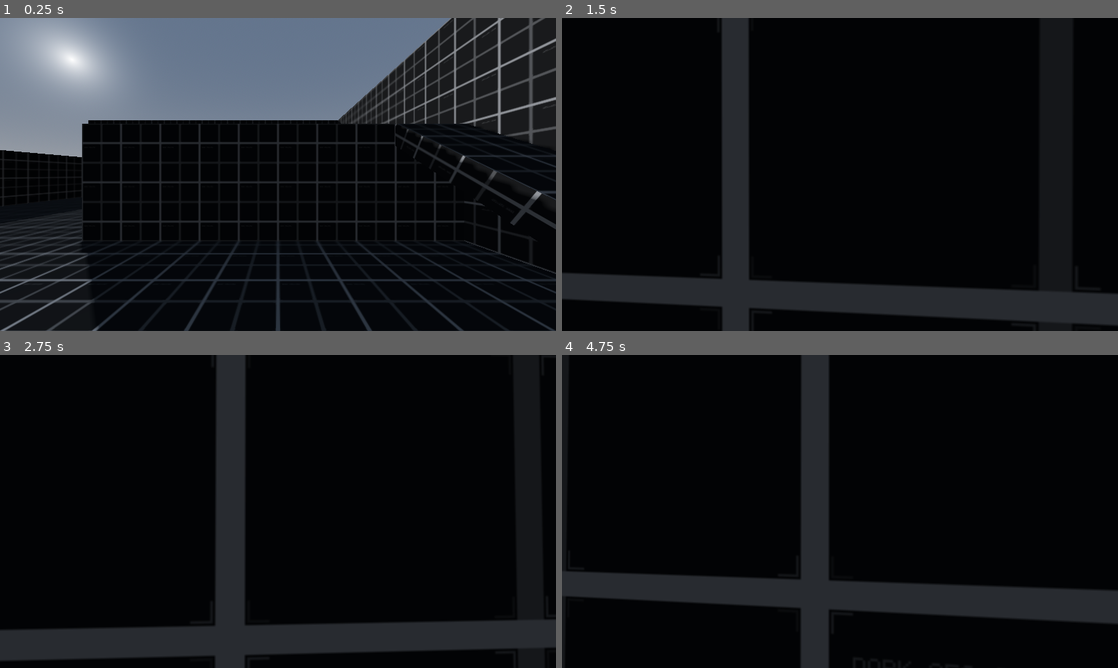
Above: before the commit, frames 1-4 (two rows, left to right).
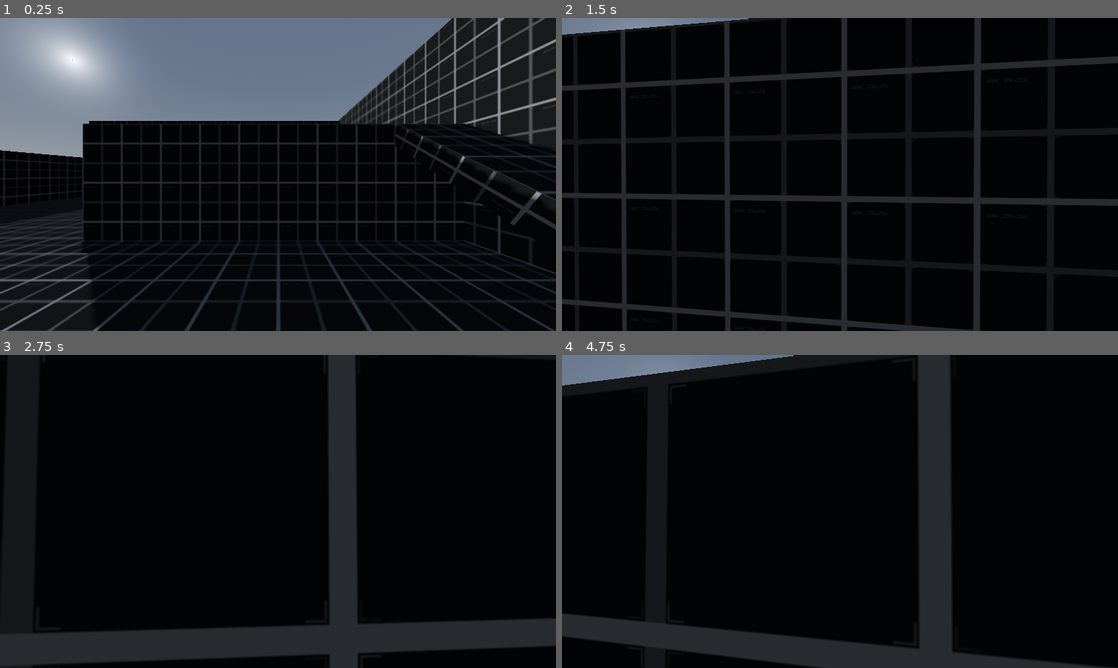
Above: after the commit, the same moments.

Repository: rbarongr/GodotFirstPersonController
Game: Godot game, scene res://Sandbox.tscn
The game is run twice, just before and just after one commit, with the same random seed, the same clock (stepped at 60 frames per second) and the same inputs.
Inputs (mouse positions are in pixels of both pictures, inside the frame that each line leads up to):
- Up to frame 1 (0.25 s): no input
- Up to frame 2 (1.5 s): tap Enter at 0.5 s; move the mouse to (867, 174) at 0.52 s; hold Ctrl (crouch, bound only after the commit) 0.53-1.28 s; hold W (move_forward) from 0.53 s (still down); tap Space (jump) at 0.77 s; tap Shift (sprint, bound only after the commit) at 0.8, 1.35 s; move the mouse to (812, 174) at 1.27 s
- Up to frame 3 (2.75 s): keep holding W (move_forward); tap Space (jump) at 1.52 s; tap Ctrl (crouch, bound only after the commit) at 1.55 s; move the mouse to (289, 505) at 2.02 s; hold Ctrl (crouch, bound only after the commit) from 2.03 s (still down); tap Shift (sprint, bound only after the commit) at 2.3 s
- Up to frame 4 (4.75 s): keep holding W (move_forward); tap Space (jump) at 2.75, 3.02, 3.77, 4.52 s; move the mouse to (834, 517) at 2.77 s; release Ctrl (crouch, bound only after the commit) at 2.78 s; tap Shift (sprint, bound only after the commit) at 2.85, 3.8, 4.35 s; tap Ctrl (crouch, bound only after the commit) at 3.05, 4.55 s; move the mouse to (878, 514) at 3.52 s; hold Ctrl (crouch, bound only after the commit) 3.53-4.28 s; move the mouse to (795, 508) at 4.27 s

The runs differ from the first frame. In frame 1, 1.1% of the frame differs, in the area x 0-100%, y 0-100%; in frame 2, 19%; in frame 3, 10%; in frame 4, 25%.

Commit message:
Add files via upload

Diff:
--- a/project.godot
+++ b/project.godot
@@ -12,49 +12,51 @@
 
 config/name="BasicFPC"
 run/main_scene="res://Sandbox.tscn"
-config/features=PackedStringArray("4.1")
+config/features=PackedStringArray("4.3")
 config/icon="res://icon.svg"
 
 [display]
 
-window/size/viewport_width=1280
-window/size/viewport_height=720
+window/size/viewport_width=1920
+window/size/viewport_height=1080
+window/size/mode=2
+window/stretch/mode="viewport"
 
 [input]
 
 move_forward={
 "deadzone": 0.5,
-"events": [Object(InputEventKey,"resource_local_to_scene":fa …(169 unchanged characters)… _keycode":87,"key_label":0,"unicode":0,"echo":false,"script":null)
+"events": [Object(InputEventKey,"resource_local_to_scene":fa …(169 unchanged characters)… _keycode":87,"key_label":0,"unicode":0,"location":0,"echo":false,"script":null)
 , Object(InputEventJoypadMotion,"resource_local_to_scene":false,"resource_name":"","device":-1,"axis":1,"axis_value":-1.0,"script":null)
 ]
 }
 move_backwards={
 "deadzone": 0.5,
-"events": [Object(InputEventKey,"resource_local_to_scene":fa …(169 unchanged characters)… _keycode":83,"key_label":0,"unicode":0,"echo":false,"script":null)
+"events": [Object(InputEventKey,"resource_local_to_scene":fa …(169 unchanged characters)… _keycode":83,"key_label":0,"unicode":0,"location":0,"echo":false,"script":null)
 , Object(InputEventJoypadMotion,"resource_local_to_scene":false,"resource_name":"","device":-1,"axis":1,"axis_value":1.0,"script":null)
 ]
 }
 move_right={
 "deadzone": 0.5,
-"events": [Object(InputEventKey,"resource_local_to_scene":fa …(169 unchanged characters)… _keycode":68,"key_label":0,"unicode":0,"echo":false,"script":null)
+"events": [Object(InputEventKey,"resource_local_to_scene":fa …(169 unchanged characters)… _keycode":68,"key_label":0,"unicode":0,"location":0,"echo":false,"script":null)
 , Object(InputEventJoypadMotion,"resource_local_to_scene":false,"resource_name":"","device":-1,"axis":0,"axis_value":1.0,"script":null)
 ]
 }
 move_left={
 "deadzone": 0.5,
-"events": [Object(InputEventKey,"resource_local_to_scene":fa …(169 unchanged characters)… _keycode":65,"key_label":0,"unicode":0,"echo":false,"script":null)
+"events": [Object(InputEventKey,"resource_local_to_scene":fa …(169 unchanged characters)… _keycode":65,"key_label":0,"unicode":0,"location":0,"echo":false,"script":null)
 , Object(InputEventJoypadMotion,"resource_local_to_scene":false,"resource_name":"","device":-1,"axis":0,"axis_value":-1.0,"script":null)
 ]
 }
 jump={
 "deadzone": 0.5,
-"events": [Object(InputEventKey,"resource_local_to_scene":fa …(169 unchanged characters)… _keycode":32,"key_label":0,"unicode":0,"echo":false,"script":null)
+"events": [Object(InputEventKey,"resource_local_to_scene":fa …(169 unchanged characters)… _keycode":32,"key_label":0,"unicode":0,"location":0,"echo":false,"script":null)
 , Object(InputEventJoypadButton,"resource_local_to_scene":false,"resource_name":"","device":-1,"button_index":0,"pressure":0.0,"pressed":true,"script":null)
 ]
 }
 exit={
 "deadzone": 0.5,
-"events": [Object(InputEventKey,"resource_local_to_scene":fa …(174 unchanged characters)… ode":4194305,"key_label":0,"unicode":0,"echo":false,"script":null)
+"events": [Object(InputEventKey,"resource_local_to_scene":fa …(174 unchanged characters)… ode":4194305,"key_label":0,"unicode":0,"location":0,"echo":false,"script":null)
 , Object(InputEventJoypadButton,"resource_local_to_scene":false,"resource_name":"","device":-1,"button_index":1,"pressure":0.0,"pressed":true,"script":null)
 ]
 }
@@ -78,3 +80,17 @@
 "events": [Object(InputEventJoypadMotion,"resource_local_to_scene":false,"resource_name":"","device":-1,"axis":2,"axis_value":-1.0,"script":null)
 ]
 }
+sprint={
+"deadzone": 0.5,
+"events": [Object(InputEventKey,"resource_local_to_scene":false,"resource_name":"","device":-1,"window_id":0,"alt_pressed":false,"shift_pressed":false,"ctrl_pressed":false,"meta_pressed":false,"pressed":false,"keycode":0,"physical_keycode":4194325,"key_label":0,"unicode":0,"location":0,"echo":false,"script":null)
+]
+}
+crouch={
+"deadzone": 0.5,
+"events": [Object(InputEventKey,"resource_local_to_scene":false,"resource_name":"","device":-1,"window_id":0,"alt_pressed":false,"shift_pressed":false,"ctrl_pressed":false,"meta_pressed":false,"pressed":false,"keycode":0,"physical_keycode":4194326,"key_label":0,"unicode":0,"location":0,"echo":false,"script":null)
+]
+}
+
+[physics]
+
+3d/default_gravity=15.0
